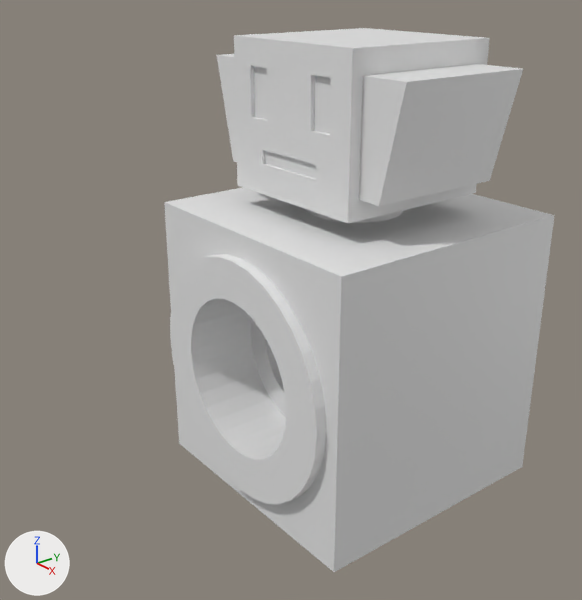
Two versions of the Blender file Object/enemyturret.blend, one commit apart.
Rendered twice from a 50 mm camera at (4.2, -3.86, 3.72) aimed at (-0.02, -0.57, 1.52). Arrows for +X, +Y and +Z are at lower left; the lights stay in place.
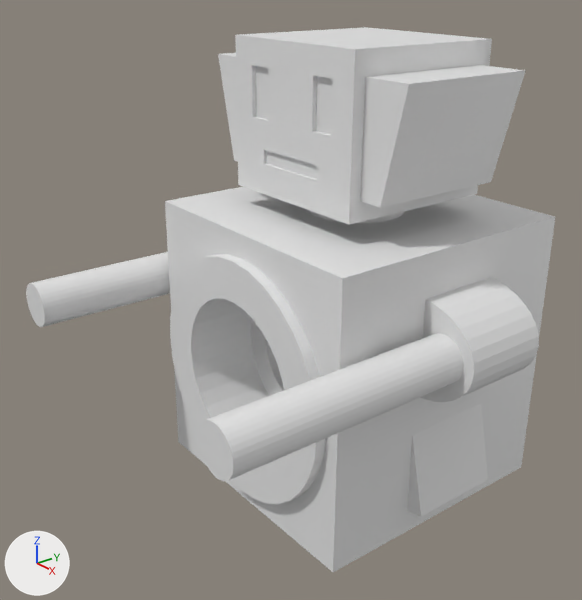
Location of each change, (x1, y1, x2, y2) in pixels of the pictures (582 x 600 px):
'Cube', reshaped, moved, turned
    before: (164, 28, 555, 572)
    after: (26, 27, 555, 572)
part 1 of me_cube_002, built on
    before: (164, 202, 555, 572)
    after: (26, 201, 555, 572)

What the commit changed:
me_cube_002 is used by ob_cube; location (0.0, 0.0, 1.105); rotation (0.0, 0.0, 4.712), in degrees (0, 0, 270).
me_cube_002 had 277 vertices, 177 faces and spanned x -1.0..1.08, y -1.0..0.0, z -1.22..2.19.
me_cube_002 now has 389 vertices, 238 faces and spans x -1.0..2.0, y -1.43..0.0, z -1.22..2.19.
Part 1, on me_cube_002:
3 faces are deleted.
65 vertices are added at x -1.0..1.0, y -1.43..0.0, z -0.91..0.69.
32 new vertices lie (1.71, 0.0, 0.0) away from vertices in x 0.29, y -1.35..-1.02, z 0.19..0.52.
15 new vertices lie (0.64, 0.0, 0.0) away from vertices in x -0.35, y -1.43..-1.04, z 0.0..0.69.
64 new faces join them.
Object 'Cube' (ob_cube) moves from (0.0, 0.0, 1.105) to (0.0, 0.001, 1.106).
Object 'Cube' (ob_cube) turns from (0, 0, 270) to (-0.5, 0, 270) degrees about x, y and z.
